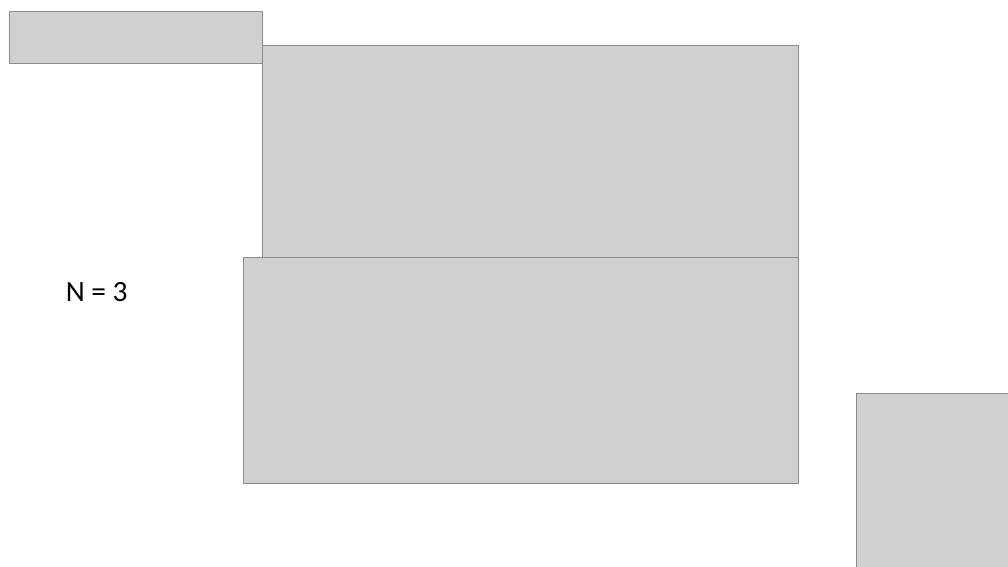
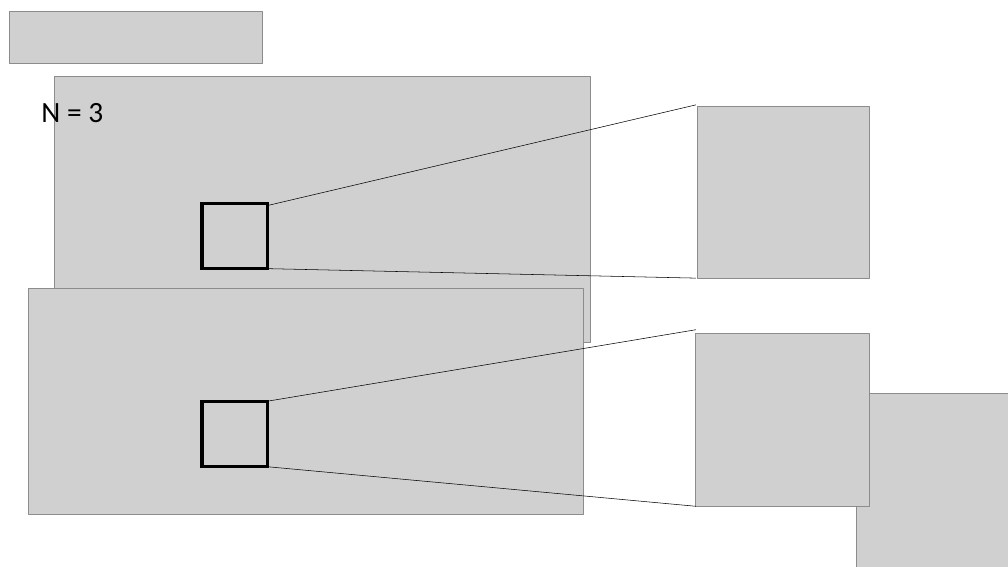
Before and after one commit to green-fox-academy/nguyenannie, a slide deck: slide 24 of week-03/Demo-week03.pptx. Drawn at 1008x567 pixels with LibreOffice and Linux fonts; fonts in the diff are those of the drawing; grey boxes stand for pictures. Boxes give left, top, right and bottom in pixels: in the first picture for what was removed or moved away, otherwise in the second. Text is boxed around its words. In the diff, an @@ line names an element or a change of style, - is before the commit and + after.

```diff
--- a/week-03/Demo-week03.pptx
+++ b/week-03/Demo-week03.pptx
@@ text "N = 3" rewrapped from (x1=66, y1=282, x2=128, y2=302) to (x1=41, y1=97, x2=103, y2=129) @@
@@ picture moved from (x1=262, y1=45, x2=798, y2=312) to (x1=54, y1=76, x2=590, y2=343) @@
@@ line added from (696, 105) to (268, 206), #000000 0.5 pt @@
@@ picture added at (x1=698, y1=107, x2=870, y2=278) @@
@@ rectangle added at (x1=202, y1=203, x2=268, y2=269), outline #000000 3 pt @@
@@ line added from (268, 268) to (696, 278), #000000 0.5 pt @@
@@ picture moved from (x1=244, y1=257, x2=799, y2=483) to (x1=29, y1=288, x2=583, y2=514) @@
@@ line added from (696, 330) to (268, 402), #000000 0.5 pt @@
@@ picture added at (x1=696, y1=333, x2=869, y2=507) @@
@@ rectangle added at (x1=202, y1=402, x2=268, y2=467), outline #000000 3 pt @@
@@ line added from (268, 467) to (696, 507), #000000 0.5 pt @@
```
Also in this commit, not shown: 3 other slides changed, 8 other files.
